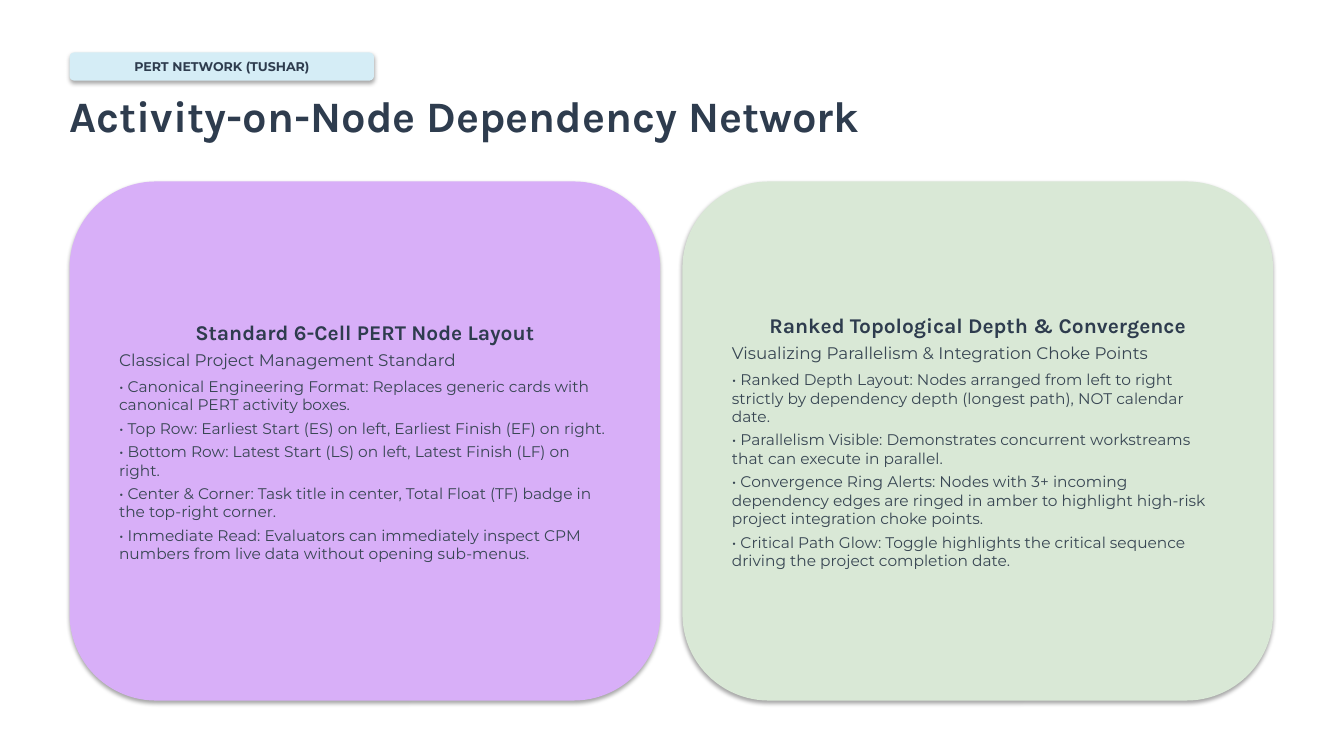
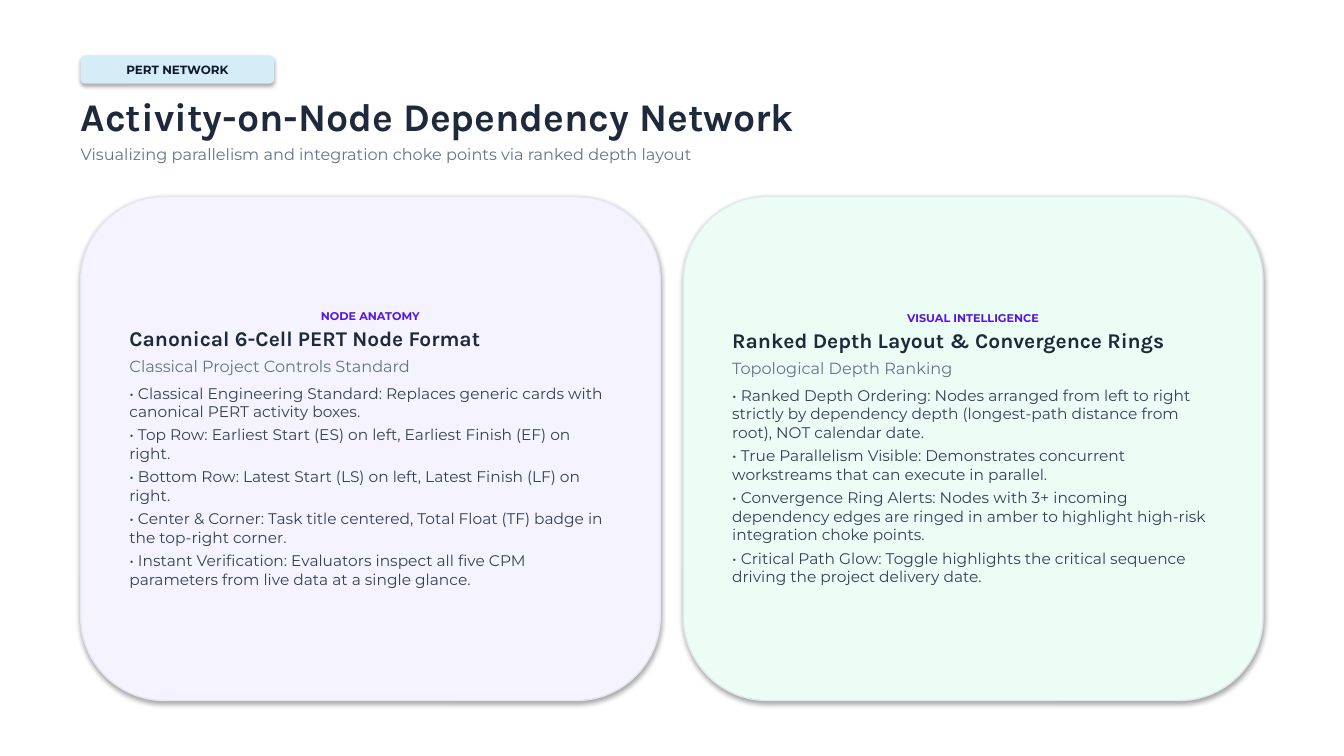
Before and after one commit to S-creator31/Pulseboard, a slide deck: slide 9 of PulseBoard_Final_Defense.pptx (slide 10 before the commit). Drawn at 1344x756 pixels with LibreOffice and Linux fonts; fonts in the diff are those of the drawing. Boxes give left, top, right and bottom in pixels: in the first picture for what was removed or moved away, otherwise in the second. Text is boxed around its words. In the diff, an @@ line names an element or a change of style, - is before the commit and + after.

Commit message:
docs: generate modern 20-slide SPM defense deck without top names

```diff
--- a/PulseBoard_Final_Defense.pptx
+++ b/PulseBoard_Final_Defense.pptx
@@ rounded rectangle "PERT NETWORK" resized from (x1=70, y1=52, x2=374, y2=81) to (x1=81, y1=55, x2=274, y2=84) @@
@@ text in rounded rectangle at (x1=126, y1=65, x2=228, y2=74): text changed; size 9 to 8.5 pt; text colour #2E3C4E to #0F172A @@
-PERT NETWORK (TUSHAR)
+PERT NETWORK
@@ text at (x1=81, y1=103, x2=794, y2=141): size 31 to 28 pt, text colour #2E3C4E to #1E293B in "Activity-on-Node Dependency Network" @@
@@ text "Activity-on-Node Dependency Network" moved from (x1=70, y1=101, x2=859, y2=143) to (x1=81, y1=103, x2=794, y2=163) @@
@@ text at (x1=81, y1=148, x2=692, y2=163): paragraph added @@
+Visualizing parallelism and integration choke points via ranked depth layout
@@ rounded rectangle "NODE ANATOMY" resized from (x1=70, y1=181, x2=660, y2=701) to (x1=81, y1=197, x2=660, y2=701) @@
@@ rounded rectangle "NODE ANATOMY" at (x1=81, y1=197, x2=660, y2=701): fill #D8AFF8 to #F5F3FF; outline none to #E2E8F0 1 pt @@
@@ rounded rectangle "VISUAL INTELLIGENCE" resized from (x1=683, y1=181, x2=1273, y2=701) to (x1=684, y1=197, x2=1263, y2=701) @@
@@ rounded rectangle "VISUAL INTELLIGENCE" at (x1=684, y1=197, x2=1263, y2=701): fill #D9E8D6 to #ECFDF5; outline none to #E2E8F0 1 pt @@
@@ text in rounded rectangle at (x1=129, y1=312, x2=602, y2=420): text changed; text colour #384653 to #334155 @@
-Standard 6-Cell PERT Node Layout
-Classical Project Management Standard
-• Canonical Engineering Format: Replaces generic cards with canonical PERT activity boxes.
+NODE ANATOMY
+Canonical 6-Cell PERT Node Format
+Classical Project Controls Standard
+• Classical Engineering Standard: Replaces generic cards with canonical PERT activity boxes.
@@ text in rounded rectangle at (x1=732, y1=314, x2=1206, y2=585): text changed; text colour #384653 to #334155 @@
-Ranked Topological Depth & Convergence
-Visualizing Parallelism & Integration Choke Points
-• Ranked Depth Layout: Nodes arranged from left to right strictly by dependency depth (longest path), NOT calendar date.
-• Parallelism Visible: Demonstrates concurrent workstreams that can execute in parallel.
-• Convergence Ring Alerts: Nodes with 3+ incoming dependency edges are ringed in amber to highlight high-risk project integration choke points.
-• Critical Path Glow: Toggle highlights the critical sequence driving the project completion date.
+VISUAL INTELLIGENCE
+Ranked Depth Layout & Convergence Rings
+Topological Depth Ranking
+• Ranked Depth Ordering: Nodes arranged from left to right strictly by dependency depth (longest-path distance from root), NOT calendar date.
+• True Parallelism Visible: Demonstrates concurrent workstreams that can execute in parallel.
+• Convergence Ring Alerts: Nodes with 3+ incoming dependency edges are ringed in amber to highlight high-risk integration choke points.
+• Critical Path Glow: Toggle highlights the critical sequence driving the project delivery date.
@@ text in rounded rectangle at (x1=129, y1=428, x2=580, y2=504): text colour #384653 to #334155 in "• Top Row: Earliest Start (ES) on ...", "• Bottom Row: Latest Start (LS) on ..." @@
@@ text in rounded rectangle at (x1=129, y1=512, x2=603, y2=588): text changed; text colour #384653 to #334155 @@
-• Center & Corner: Task title in center, Total Float (TF) badge in the top-right corner.
-• Immediate Read: Evaluators can immediately inspect CPM numbers from live data without opening sub-menus.
+• Center & Corner: Task title centered, Total Float (TF) badge in the top-right corner.
+• Instant Verification: Evaluators inspect all five CPM parameters from live data at a single glance.
```
Also in this commit, not shown: 14 other slides changed, 5 slides added, 10 slides removed, 1 other file.
